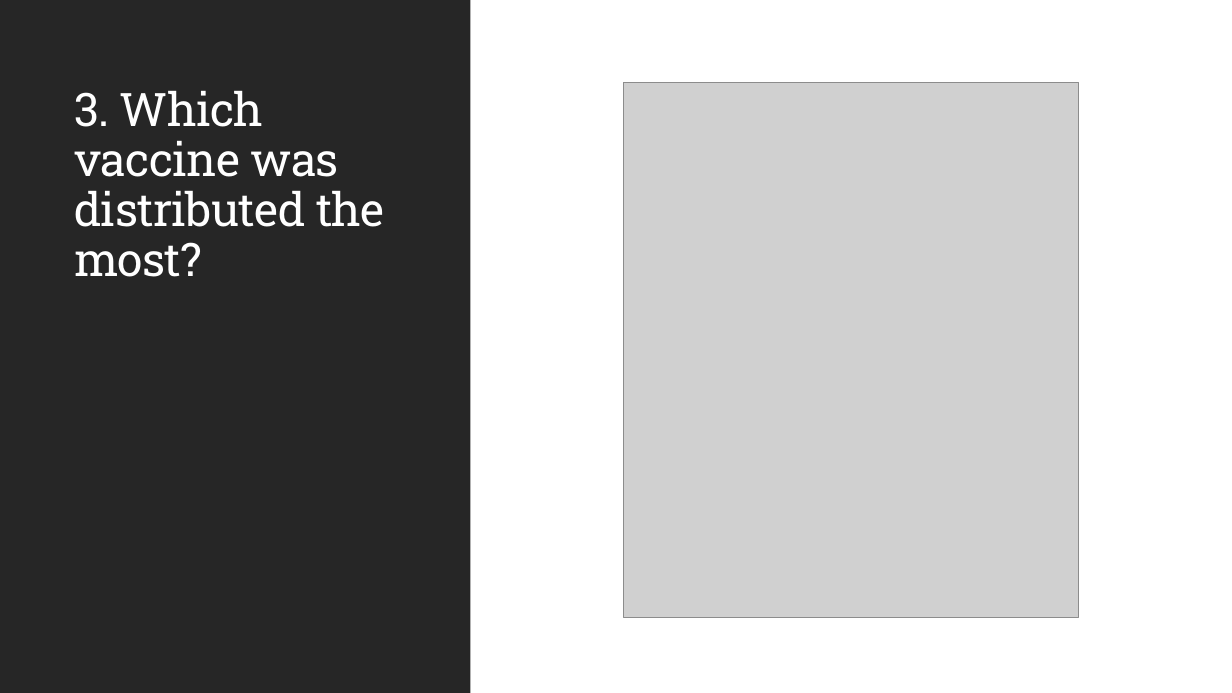
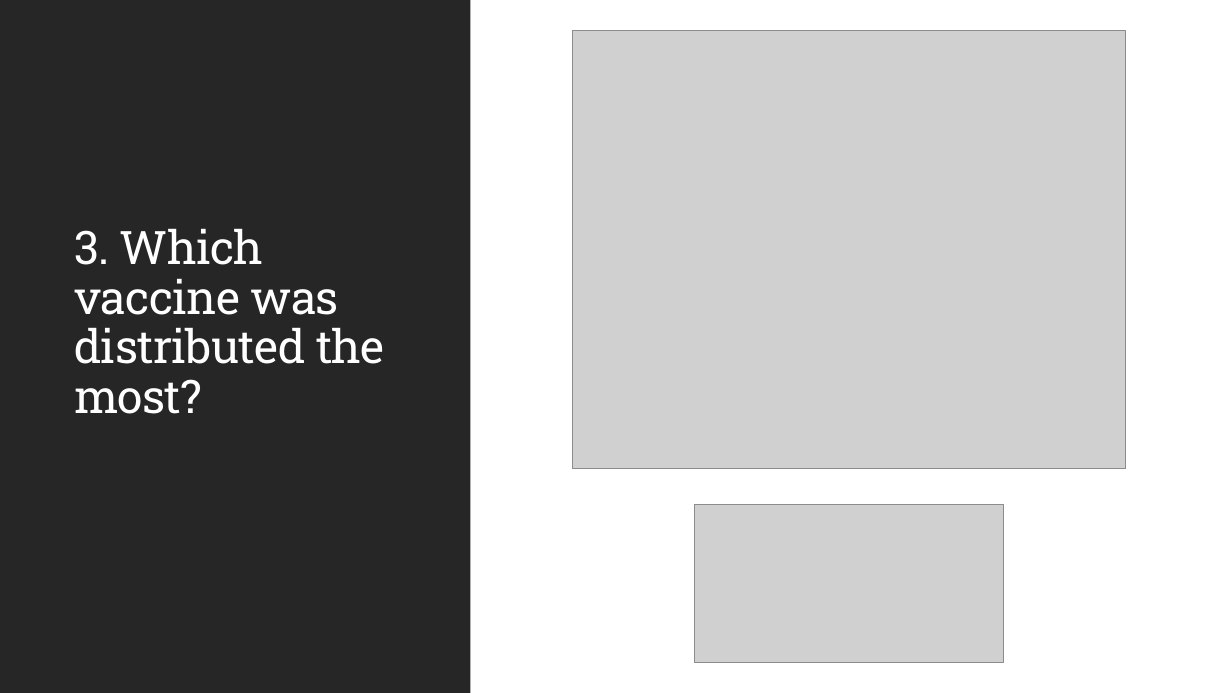
Before and after one commit to Ramsha2025/US-Vaccine-Tracker-Challenge, a slide deck: slide 6 of US Vaccine Tracker.pptx. Drawn at 1232x693 pixels with LibreOffice and Linux fonts; fonts in the diff are those of the drawing; grey boxes stand for pictures. Boxes give left, top, right and bottom in pixels: in the first picture for what was removed or moved away, otherwise in the second. Text is boxed around its words. In the diff, an @@ line names an element or a change of style, - is before the commit and + after.

```diff
--- a/US Vaccine Tracker.pptx
+++ b/US Vaccine Tracker.pptx
@@ picture: place and size @@
-picture at <box>624,82,1079,617</box>
+picture at <box>573,30,1126,469</box>
@@ title "3. Which vaccine was distributed ...": place and size @@
-title "3. Which vaccine was distributed ..." at <box>74,90,385,277</box>
+title "3. Which vaccine was distributed ..." at <box>74,228,385,414</box>
@@ picture added at <box>695,505,1005,663</box> @@
```
Also in this commit, not shown: 3 other slides changed.
